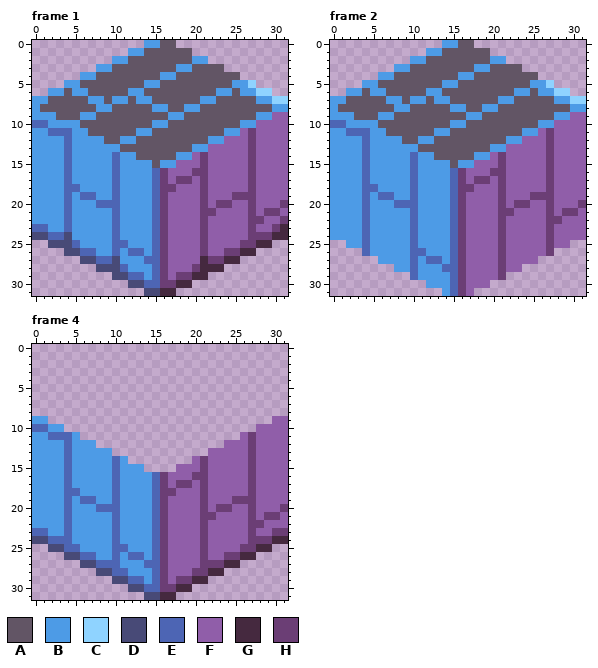
File history of a pixel-art file, Assets/Art/Stone/S_Wall_Stone_Real_Cube.aseprite. Above, as it was before the edit.
32x32 pixels, 4 frames. Shown: frame 1, frame 2, frame 4. The commit also changed other frames, which this record leaves out.
Palette (. is transparent): A #625565  B #4d9be6  C #8fd3ff  D #484a77  E #4d65b4  F #905ea9  G #45293f  H #6b3e75
Pixels before, frame 1, first column x 0:
 0 ..............BBAA..............
 1 ............BBAAAAAA............
 2 ..........BBAAAAAAAABB..........
 3 ........BBAAAAAAAABBAAAA........
 4 ......BBAAAAAAAABBAAAAAAAA......
 5 ....BBAAAAAAAABBAAAAAAAAABBC....
 6 ..BBABBAAAAABBAAAAAAAAABBABBCC..
 7 BBAAAAABBABBABBAAAAAABBAAAAABBCC
 8 BAAAAAAABBAAAAABBAABBAAAAAAAAABB
 9 BBBAAABBAAAAAAAAABBAAAAAAAAABBFF
10 EEBBBBAAAAAAAAABBAAAAAAAAABBFFFF
11 BBEEEBBAAAAAABBAAAAAAAAABBFHFFFF
12 BBBBEBBBBAABBAAAAAAAAABBFFFHFFFF
13 BBBBEBBBBBBAAAAAAAAABBFFFFFHFFFF
14 BBBBEBBBBBEBBAAAAABBFHFFFFFHFFFF
15 BBBBEBBBBBEBBBBABBFFFHFFFFFHFFFF
16 BBBBEBBBBBEBBBBEHFFFHHFFFFFHFFFF
17 BBBBEBBBBBEBBBBEHFHHFHFFFFFHFFFF
18 BBBBEEBBBBEBBBBEHHFFFHFFFFFHFFFF
19 BBBBEBEEBBEBBBBEHFFFFHFFFHHHFFFF
20 BBBBEBBBEEEBBBBEHFFFFHFHHFFHFFFH
21 BBBBEBBBBBEBBBBEHFFFFHHFFFFHFHHF
22 BBBBEBBBBBEBBBBEHFFFFHFFFFFHHFFH
23 EEBBEBBBBBEBBBBEHFFFFHFFFFFHFFHG
24 DDEEDBBBBBEBBBBEHFFFFHFFFFFHHHGG
25 ..DDDEBBBBEEBBBEHFFFFHFFFFHHGG..
26 ....DDEEBBEBEEBEHFFFFHFFHHGG....
27 ......DDEEDBBBEEHFFFFGHHGG......
28 ........DDDEBBBEHFFFHGGG........
29 ..........DDEEBEHFHHGG..........
30 ............DDEEHHGG............
31 ..............DDGG..............
Pixels before, frame 2, first column x 0:
 0 ..............BBAA..............
 1 ............BBAAAAAA............
 2 ..........BBAAAAAAAABB..........
 3 ........BBAAAAAAAABBAAAA........
 4 ......BBAAAAAAAABBAAAAAAAA......
 5 ....BBAAAAAAAABBAAAAAAAAABBC....
 6 ..BBABBAAAAABBAAAAAAAAABBABBCC..
 7 BBAAAAABBABBABBAAAAAABBAAAAABBCC
 8 BAAAAAAABBAAAAABBAABBAAAAAAAAABB
 9 BBBAAABBAAAAAAAAABBAAAAAAAAABBFF
10 EEBBBBAAAAAAAAABBAAAAAAAAABBFFFF
11 BBEEEBBAAAAAABBAAAAAAAAABBFHFFFF
12 BBBBEBBBBAABBAAAAAAAAABBFFFHFFFF
13 BBBBEBBBBBBAAAAAAAAABBFFFFFHFFFF
14 BBBBEBBBBBEBBAAAAABBFHFFFFFHFFFF
15 BBBBEBBBBBEBBBBABBFFFHFFFFFHFFFF
16 BBBBEBBBBBEBBBBEHFFFHHFFFFFHFFFF
17 BBBBEBBBBBEBBBBEHFHHFHFFFFFHFFFF
18 BBBBEEBBBBEBBBBEHHFFFHFFFFFHFFFF
19 BBBBEBEEBBEBBBBEHFFFFHFFFHHHFFFF
20 BBBBEBBBEEEBBBBEHFFFFHFHHFFHFFFH
21 BBBBEBBBBBEBBBBEHFFFFHHFFFFHFHHF
22 BBBBEBBBBBEBBBBEHFFFFHFFFFFHHFFF
23 BBBBEBBBBBEBBBBEHFFFFHFFFFFHFFFF
24 BBBBEBBBBBEBBBBEHFFFFHFFFFFHFFFF
25 ..BBEBBBBBEBBBBEHFFFFHFFFFFHFF..
26 ....EBBBBBEEBBBEHFFFFHFFFFFH....
27 ......BBBBEBEEBEHFFFFHFFFF......
28 ........BBEBBBEEHFFFFHFF........
29 ..........EBBBBEHFFFFH..........
30 ............BBBEHFFF............
31 ..............BEHF..............
Pixels before, frame 4, first column x 0:
 9 BB............................FF
10 EEBB........................FFFF
11 BBEEEB....................FHFFFF
12 BBBBEBBB................FFFHFFFF
13 BBBBEBBBBB............FFFFFHFFFF
14 BBBBEBBBBBEB........FHFFFFFHFFFF
15 BBBBEBBBBBEBBB....FFFHFFFFFHFFFF
16 BBBBEBBBBBEBBBBEHFFFHHFFFFFHFFFF
17 BBBBEBBBBBEBBBBEHFHHFHFFFFFHFFFF
18 BBBBEEBBBBEBBBBEHHFFFHFFFFFHFFFF
19 BBBBEBEEBBEBBBBEHFFFFHFFFHHHFFFF
20 BBBBEBBBEEEBBBBEHFFFFHFHHFFHFFFH
21 BBBBEBBBBBEBBBBEHFFFFHHFFFFHFHHF
22 BBBBEBBBBBEBBBBEHFFFFHFFFFFHHFFF
23 EEBBEBBBBBEBBBBEHFFFFHFFFFFHFFHH
24 DDEEEBBBBBEBBBBEHFFFFHFFFFFHHHGG
25 ..DDEEBBBBEEBBBEHFFFFHFFFFHHGG..
26 ....DDEEBBEBEEBEHFFFFHFFHHGG....
27 ......DDEEEBBBEEHFFFFHHHGG......
28 ........DDEEBBBEHFFFHHGG........
29 ..........DDEEBEHFHHGG..........
30 ............DDEEHHGG............
31 ..............DDGG..............
The result:
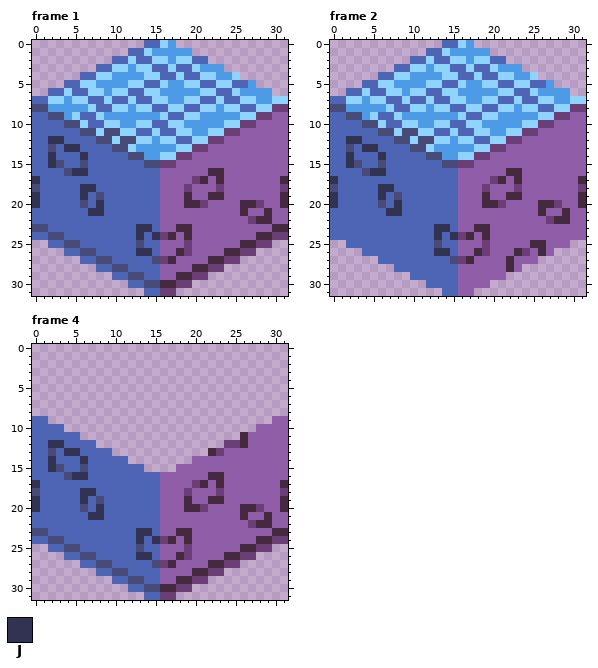
Colours new in this view: J #323353
Author's note on the commit: Create brick cubes for real world
Change:
layer "Flattened Copy" added
layer "Layer 1" added
layer "Sprite Sheet" removed
Changed rows in their new state; - is an unchanged pixel.
Frame 1, layers "Layer 1", "Flattened Copy":
first column x 0:
 0 --------------EECB--------------
 1 ------------EECBBBBB------------
 2 ----------EECEECCBCCEE----------
 3 --------EECCBCCEECEECBBB--------
 4 ------EECCBBBBCCEECEECCBBC------
 5 ----EECCBBBBCCEECBBCCEECCEEB----
 6 --EECEECCBCCEECCBBBBBCCEEC--BB--
 7 EECCBCCEECEECEECCBBCCEECEECC----
 8 DDBBBBBCEECCBCCEECCEECCBCCEECCHH
 9 EEDDBCEECBBBBBBBCEECCBBBBBCCHH--
10 --EEDDCEECCBBCCEECCBBBBBCCHH----
11 EE---EDDCDDCCEECEECCBBCCHH-F----
12 EEJJ-EEEDDCDDCCBCCEECCHH---F----
13 EEDEJJEEEEDDCBBBBBCCHH-----F----
14 EEJE-EJEEE-EDDBBCCHH-F-----F----
15 EEJD-EDEEE-EEEDDHH---F-----F----
16 EEEEDJJEEE-EEEE-F---FFGG---F----
17 JEEE-EEEEE-EEEE-F-FFHG-G---F---G
18 DEEE--JJEE-EEEE-FF-H-F-H---F---H
19 JEEE-EJ-DE-EEEE-F--G-FGG-FFF---G
20 JEEE-EDEJ--EEEE-F--GG--FF-GGH--G
21 EEEE-EEJJE-EEEE-F----FF---GF-GF-
22 EEEE-EEEEE-EEEE-F----F------GG-F
23 DDEE-EEEEE-EEJJ-F-GG-F-----F--G-
24 EEDDEEEEEE-EEJEJ-G-G-F-----FGGHH
25 --EE-DEEEE--EDE-F--H-F----GGHH--
26 ----EEDDEE-E-JJ-F-GH-F--GGHH----
27 ------EEDDEEEE-D-G---FGGHH------
28 --------EE-DEEE-F---G-HH--------
29 ----------EEDDE-F-GGHH----------
30 ------------EEDDGGHH------------
31 --------------EEHH--------------
Frame 2, layers "Layer 1", "Flattened Copy":
first column x 0:
 0 --------------EECB--------------
 1 ------------EECBBBBB------------
 2 ----------EECEECCBCCEE----------
 3 --------EECCBCCEECEECBBB--------
 4 ------EECCBBBBCCEECEECCBBC------
 5 ----EECCBBBBCCEECBBCCEECCEEB----
 6 --EECEECCBCCEECCBBBBBCCEEC--BB--
 7 EECCBCCEECEECEECCBBCCEECEECC----
 8 DDBBBBBCEECCBCCEECCEECCBCCEECCHH
 9 EEDDBCEECBBBBBBBCEECCBBBBBCCHH--
10 --EEDDCEECCBBCCEECCBBBBBCCHH----
11 EE---EDDCDDCCEECEECCBBCCHH-F----
12 EEJJ-EEEDDCDDCCBCCEECCHH---F----
13 EEDEJJEEEEDDCBBBBBCCHH-----F----
14 EEJE-EJEEE-EDDBBCCHH-F-----F----
15 EEJD-EDEEE-EEEDDHH---F-----F----
16 EEEEDJJEEE-EEEE-F---FFGG---F----
17 JEEE-EEEEE-EEEE-F-FFHG-G---F---G
18 DEEE--JJEE-EEEE-FF-H-F-H---F---H
19 JEEE-EJ-DE-EEEE-F--G-FGG-FFF---G
20 JEEE-EDEJ--EEEE-F--GG--FF-GGH--G
21 EEEE-EEJJE-EEEE-F----FF---GF-GF-
22 EEEE-EEEEE-EEEE-F----F------GG--
23 EEEE-EEEEE-EEJJ-F-GG-F-----F----
24 EEEE-EEEEE-EEJEJ-G-G-F-----F----
25 --EE-EEEEE-EEDE-F--H-F---GGF----
26 -----EEEEE--EJJ-F-GH-F-GH-GF----
27 ------EEEE-E--ED-G---FG---------
28 --------EE-EEE--F----FG---------
29 -----------EEEE-F----F----------
30 ------------EEE-F---------------
31 --------------E-F---------------
Frame 4, layers "Layer 1", "Flattened Copy":
first column x 0:
 9 EE------------------------------
10 --EE----------------------------
11 EE---E--------------------GF----
12 EEJJ-EEE----------------HHGF----
13 EEDEJJEEEE------------GH---F----
14 EEJE-EJEEE-E---------F-----F----
15 EEJD-EDEEE-EEE-------F-----F----
16 EEEEDJJEEE-EEEE-F---FFGG---F----
17 JEEE-EEEEE-EEEE-F-FFHG-G---F---G
18 DEEE--JJEE-EEEE-FF-H-F-H---F---H
19 JEEE-EJ-DE-EEEE-F--G-FGG-FFF---G
20 JEEE-EDEJ--EEEE-F--GG--FF-GGH--G
21 EEEE-EEJJE-EEEE-F----FF---GF-GF-
22 EEEE-EEEEE-EEEE-F----F------GG--
23 DDEE-EEEEE-EEJJ-F-GG-F-----F--GG
24 EEDD-EEEEE-EEJEJ-G-G-F-----FGGHH
25 --EEDDEEEE--EDE-F--H-F----GGHH--
26 ----EEDDEE-E-JJ-F-GH-F--GGHH----
27 ------EEDD-EEE-D-G---FGGHH------
28 --------EEDDEEE-F---GGHH--------
29 ----------EEDDE-F-GGHH----------
30 ------------EEDDGGHH------------
31 --------------EEHH--------------
Where, in picture pixels (left, top, right, bottom), the same in both pictures:
changed: (32, 40, 288, 296)
changed: (330, 40, 586, 296)
changed: (32, 416, 288, 600)
